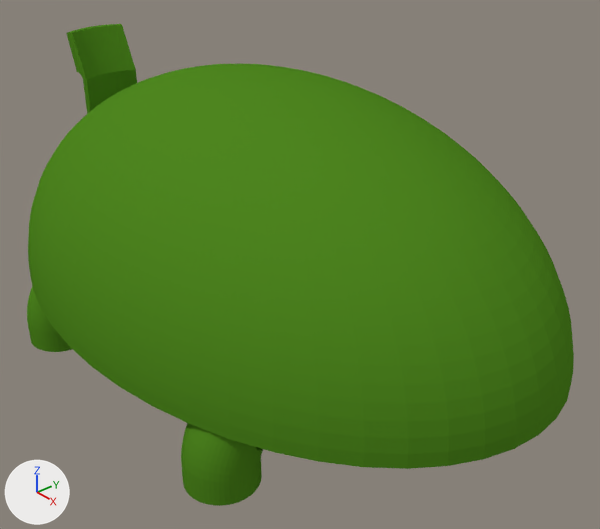
One commit to the Blender file models/turtle-01/turtle.blend: the scene before it, then after it.
The view is the same before and after, from a 50 mm lens placed at (0.0829, -0.1286, 0.0966), pointed at (-0.0372, -0.0248, 0.0115). The axes (+X, +Y, +Z) are drawn at lower left. The lights are the same throughout.

Names of what the first picture shows: 'Foot back left', 'Foot front left', 'Head', 'Shell'.
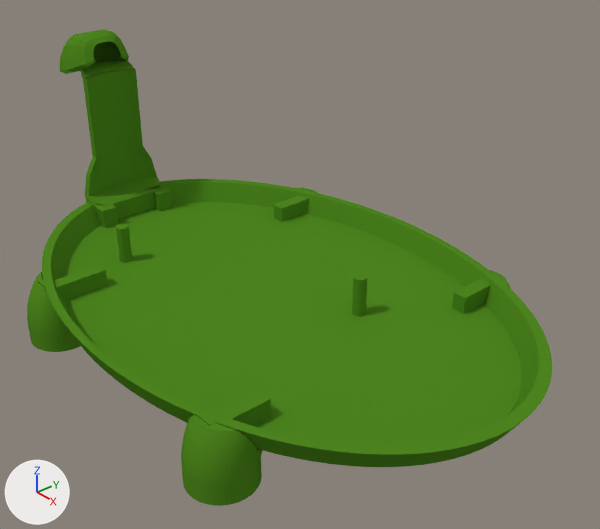
Commit message: UPda
te t

Location of each change, (x1, y1, x2, y2) in pixels of the pictures (600 x 529 px):
'Shell', hidden (green)
    before: (28, 64, 574, 469)
'Body', shown (green)
    after: (38, 179, 552, 467)
'Head', reshaped
    before: (66, 24, 137, 114)
    after: (59, 29, 161, 220)
part 1 of me_turtle_001, built on
    before: (66, 24, 136, 80)
    after: (59, 29, 131, 75)

The change, as a list of edits to the scene's bpy script:
```text
Change me_turtle_001:
    used by ob_head; location = (-0.1026, -0.0284, 0.0); rotation_euler = (0.0, 0.0, 3.142), in degrees (0, 0, 180); scale = (1.2, 0.8, 1.0)
    remove me_turtle_001.from_pydata(...)  # 163 vertices, 172 faces; spans x -0.001..0.0105, y -0.0137..0.0137, z 0.0021..0.05
    add me_turtle_001.from_pydata(...)  # 263 vertices, 256 faces; spans x -0.001..0.0173, y -0.0137..0.0137, z 0.0021..0.049
    me_turtle_001 part 1
    15 vertices are removed from x 0.0053..0.0088, y -0.0091..0.0091, z 0.0406..0.05
    32 faces are deleted
    5 vertices in x 0.0101..0.0105, y -0.0046..0.0046, z 0.0496 move by (0.0014, 0.0, -0.0091)
    4 vertices in x 0.0075..0.0078, y -0.0046..0.0046, z 0.0406 move by (0.0006, 0.0, 0.0003)
    4 vertices in x 0.0091..0.0094, y -0.0046..0.0046, z 0.05 move by (0.0056, 0.0, -0.0105)
    8 vertices move from x 0.007..0.0096, y -0.0069..0.0069, z 0.0406..0.05 to x 0.007..0.0151, y -0.0069..0.0069, z 0.0395..0.0409
    109 vertices are added at x 0.0033..0.0173, y -0.0108..0.0108, z 0.0385..0.049
    6 new vertices lie (0.0001, 0.0, 0.0006) away from vertices in x 0.0137..0.017, y -0.0096..0.0096, z 0.0385..0.0389
    116 new faces join them
Change ob_shell:
    add ob_shell.hide_viewport = True
Change ob_body:
    remove ob_body.hide_viewport = True
```
